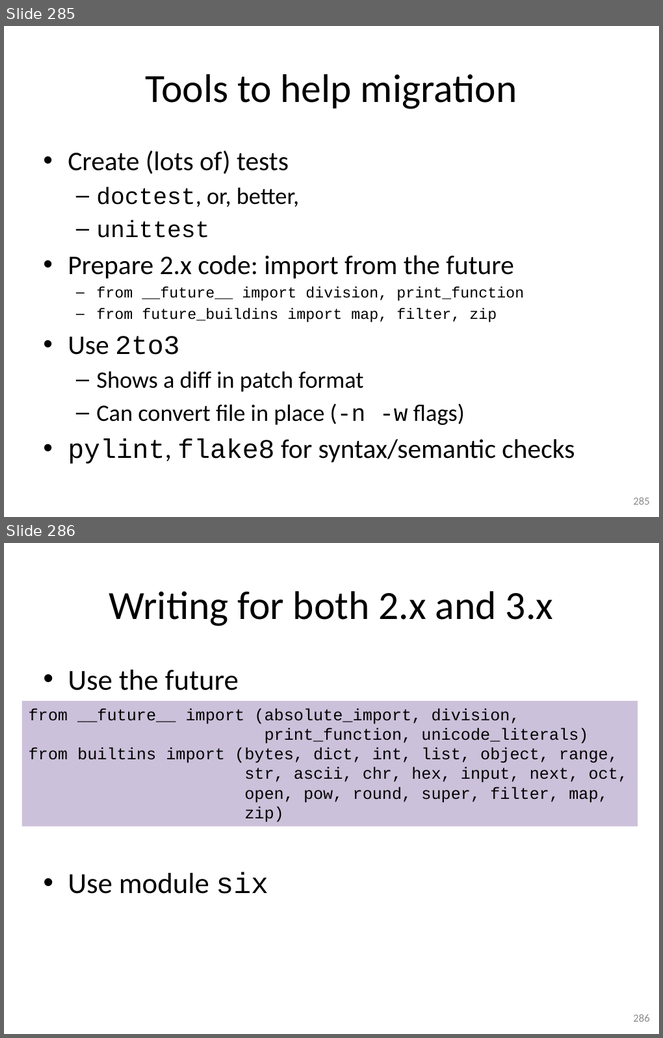
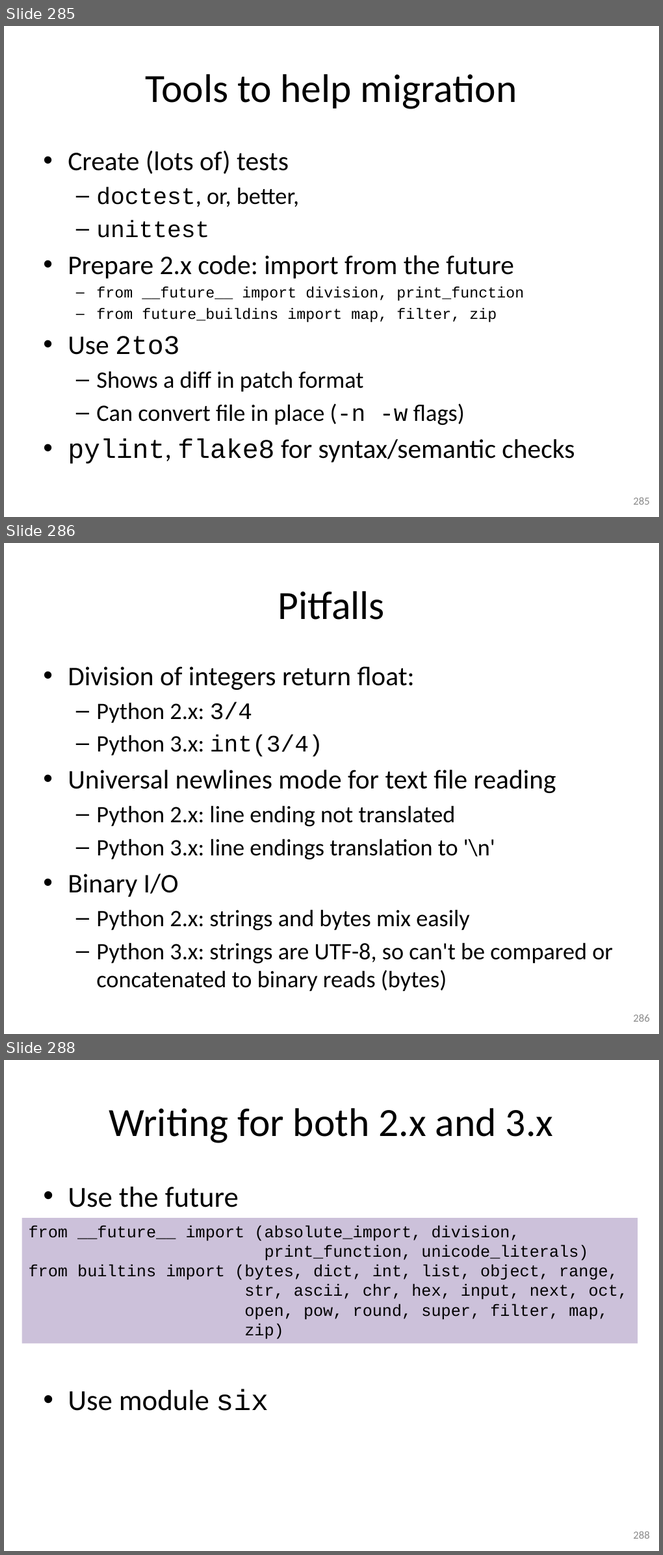
Before and after one commit to gjbex/training-material, a slide deck: Python/python-intro.pptx. Shown one above the other, each under a label of ours: slides 285 and 286 before the commit, slides 285, 286 and 288 after it; the slides between them are not shown. The pictures are 663x1038 and 663x1555 pixels, drawn with LibreOffice and Linux fonts; fonts in the diff are those of the drawing. Boxes give left, top, right and bottom in pixels: in the first picture for what was removed or moved away, otherwise in the second. Text is boxed around its words. In the diff, an @@ line names an element or a change of style, - is before the commit and + after.

```diff
--- a/Python/python-intro.pptx
+++ b/Python/python-intro.pptx
@@ slide 286 added at (4,543,659,1034), background #FFFFFF @@
@@ title added at (278,591,385,620), 44 pt, text #000000 @@
+Pitfalls
@@ text added at (68,667,613,991), 25.9 pt, text #000000 @@
+• Division of integers return float:
+  – Python 2.x: 3/4
+  – Python 3.x: int(3/4)
+• Universal newlines mode for text file reading
+  – Python 2.x: line ending not translated
+  – Python 3.x: line endings translation to '\n'
+• Binary I/O
+  – Python 2.x: strings and bytes mix easily
+  – Python 3.x: strings are UTF-8, so can't be compared or concatenated to binary reads (bytes)
@@ page number added at (633,1014,650,1022), 12 pt, text #8C8C8C @@
+286
@@ what was slide 286 is now slide 288 @@
@@ page number at (633,1531,650,1539): text changed @@
-286
+288
```
Also in this commit, not shown: 1 other slide added.
